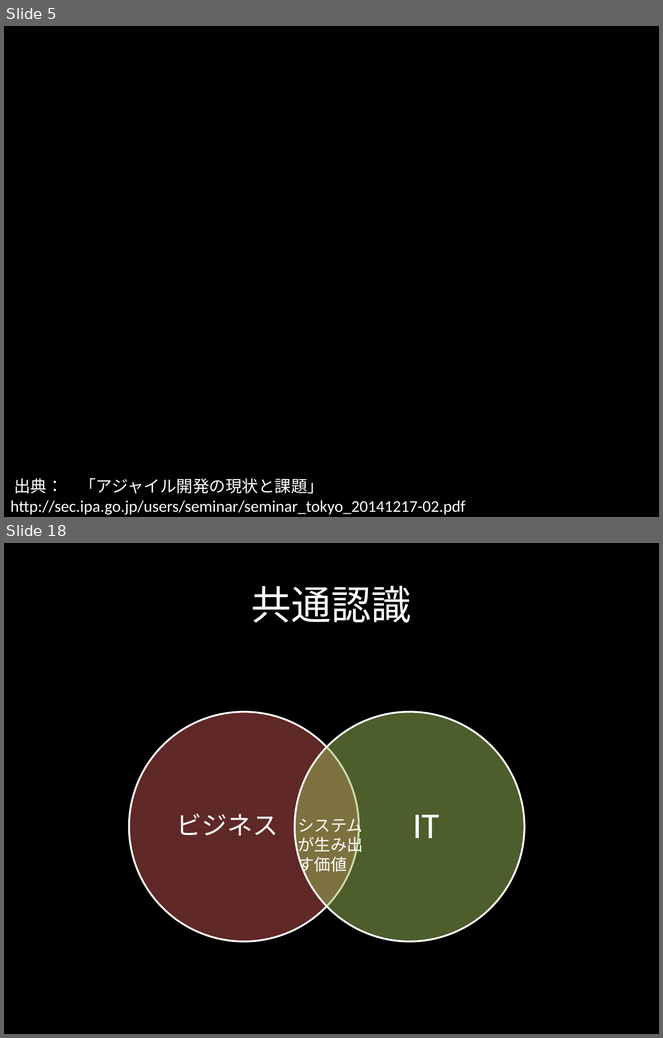
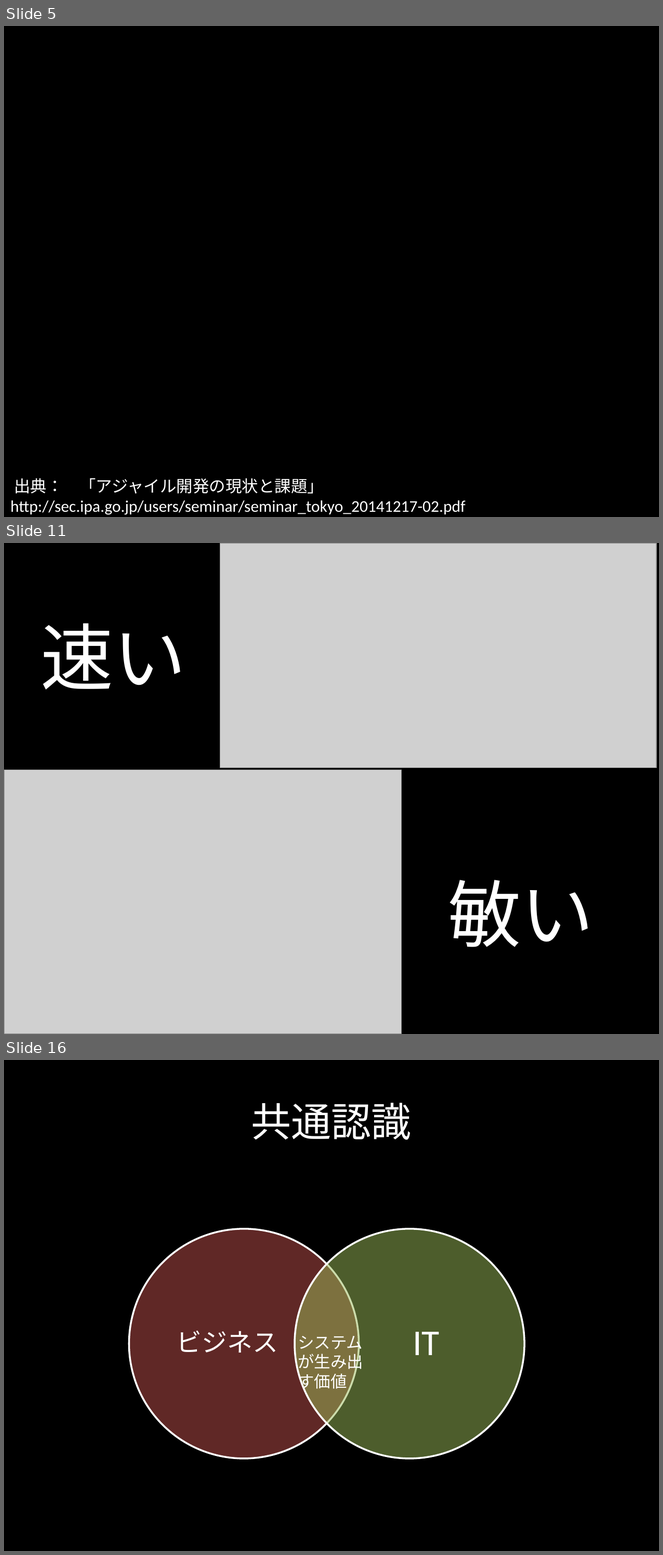
Before and after one commit to citrus1981/document, a slide deck: agile.pptx. Shown one above the other, each under a label of ours: slides 5 and 18 before the commit, slides 5, 11 and 16 after it; the slides between them are not shown. The pictures are 663x1038 and 663x1555 pixels, drawn with LibreOffice and Linux fonts; fonts in the diff are those of the drawing; grey boxes stand for pictures; background and template pictures are left out. Boxes give left, top, right and bottom in pixels: in the first picture for what was removed or moved away, otherwise in the second. Text is boxed around its words. In the diff, an @@ line names an element or a change of style, - is before the commit and + after.

```diff
--- a/agile.pptx
+++ b/agile.pptx
@@ slide 11 added at (x1=4, y1=543, x2=659, y2=1034), background #000000 @@
@@ picture added at (x1=220, y1=543, x2=657, y2=768) @@
@@ title added at (x1=40, y1=623, x2=186, y2=690), 80 pt, text #FFFFFF @@
+速い
@@ picture added at (x1=4, y1=770, x2=402, y2=1034) @@
@@ text added at (x1=448, y1=880, x2=594, y2=948), 80 pt, text #FFFFFF @@
+敏い
@@ what was slide 18 is now slide 16 @@
```
Also in this commit, not shown: 7 slides changed, 3 other slides added, 6 slides removed.
